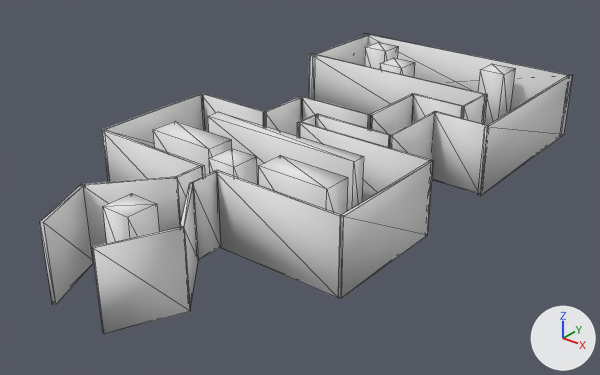
What one commit did to the OBJ model DX_Doom/data/EM_Stage.obj.
Camera for both pictures: a camera (50 mm lens) standing at (316.0, -210.0, 245.0) and looking at (-1.0, 186.0, 0.0). The lights are fixed; the arrows at lower right show +X, +Y and +Z. Mesh edges are drawn as thin lines. Where no turn or scale is listed for an object, it has been applied to the vertices. Vertices at the same position are counted once.

The scene before the commit, as lines of its bpy script (objects in view):
```python
me_em_stage = bpy.data.meshes.new('EM_Stage')
me_em_stage.from_pydata(...)  # 262 vertices, 396 faces; spans x -96.0..96.0, y -1.0..399.0, z -5.0..45.0
me_em_stage.materials.append(mat_mesh_none)  # white #e7e7e7
ob_em_stage = bpy.data.objects.new('EM_Stage', me_em_stage)
ob_em_stage.location = (0.0, 0.0, 0.0)
```
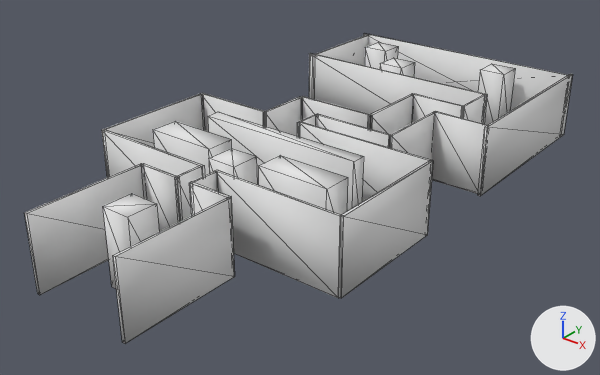
The edits, one by one:
me_em_stage is used by ob_em_stage; location (0.0, 0.0, 0.0).
me_em_stage had 262 vertices, 396 faces and spanned x -96.0..96.0, y -1.0..399.0, z -5.0..45.0.
me_em_stage now has 262 vertices, 396 faces and spans x -96.0..96.0, y 0.0..399.0, z -5.0..45.0.
me_em_stage part 1: the loose piece of 8 vertices spanning x 19.0..41.0, y -1.0..41.0, z -5.0..45.0 is scaled about its middle by (0.00951, 1.92, 1), then moved by (-65.0, 20.0, 0.0).
me_em_stage part 2: the loose piece of 8 vertices spanning x -10.0..10.0, y 30.0..50.0, z -5.0..45.0 is scaled about its middle by (1.5, 0.1, 1), then moved by (-20.0, 40.0, 0.0).
me_em_stage part 3: 24 of 262 vertices moved; they spanned x -41.0..40.0, y -1.0..81.0, z -5.0..45.0 and now span x -10.0..36.0, y 0.0..81.0, z -5.0..45.0; mean shift (28.0, 7.0, 0.0); largest move (-19.0, 0.0, -5.0) -> (35.0, 79.0, -5.0).

Where the change shows, as pixel boxes (x1, y1, x2, y2) in the pictures (600 x 375 px; the box of a moved part takes in the faces that stretch with it):
'EM_Stage', reshaped
    before: (40, 33, 573, 334)
    after: (25, 33, 573, 343)
part 1 of me_em_stage, moved or reshaped
    before: (92, 227, 190, 334)
    after: (25, 163, 145, 295)
part 2 of me_em_stage, moved or reshaped
    before: (103, 193, 159, 243)
    after: (142, 163, 180, 232)
part 3 of me_em_stage, moved or reshaped
    before: (40, 176, 198, 305)
    after: (103, 182, 235, 343)
